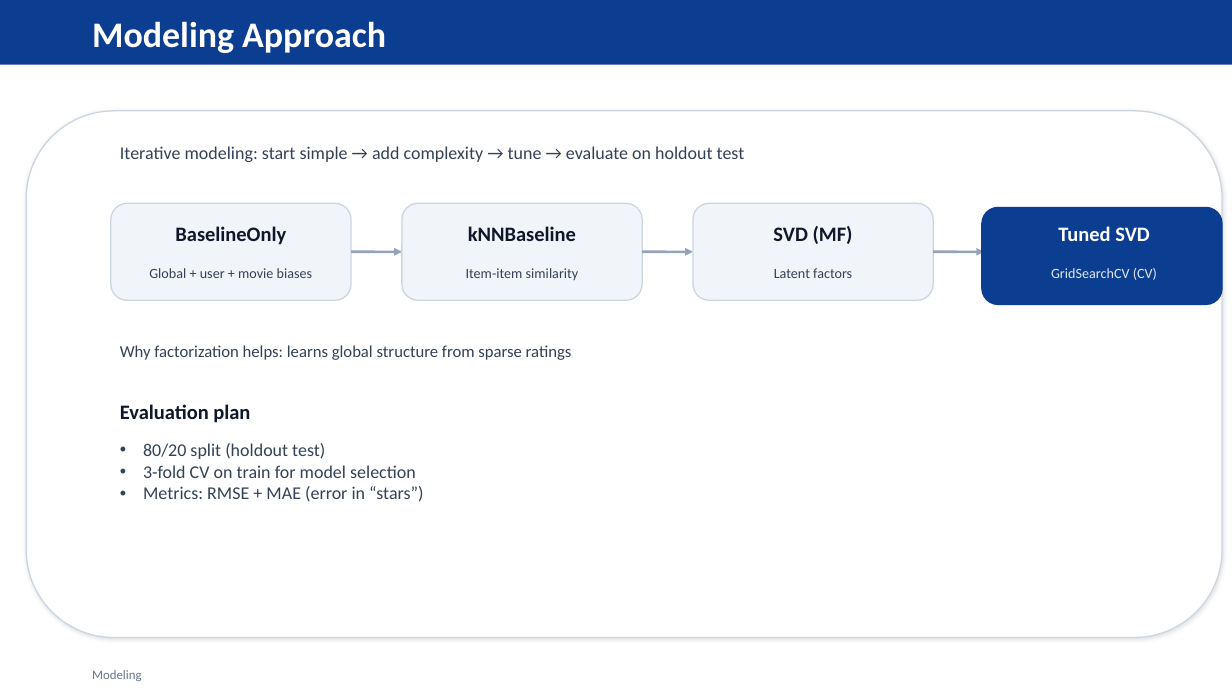
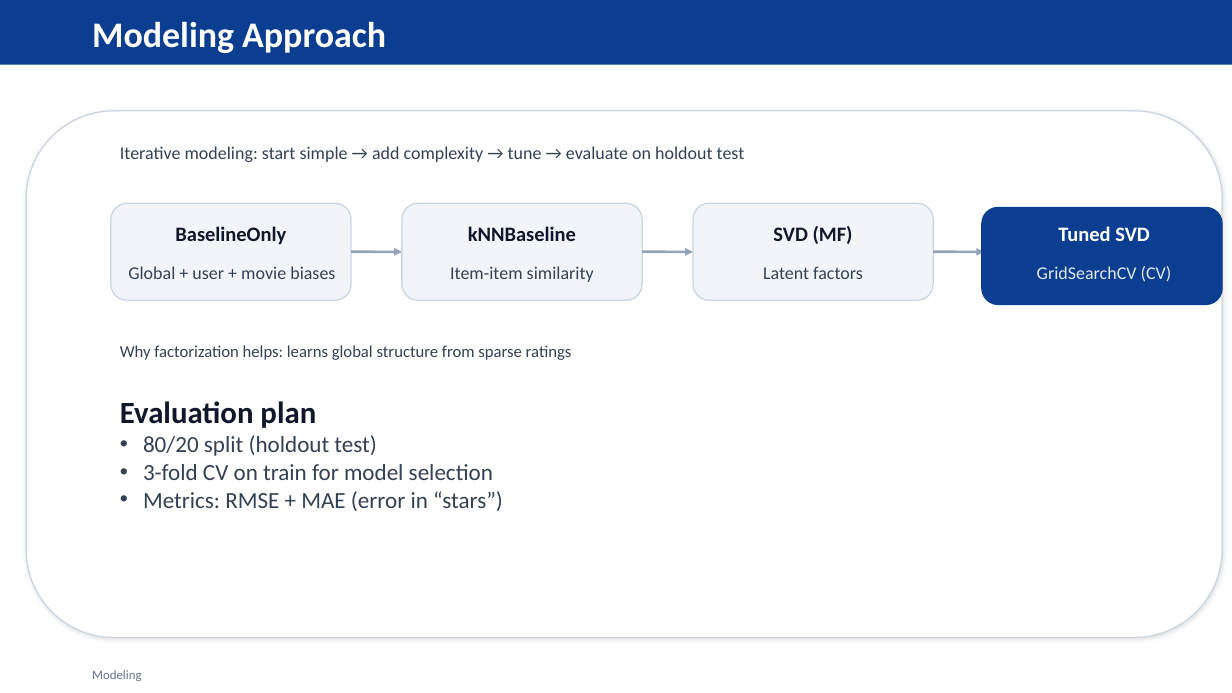
Before and after one commit to rahroy82/movielens-recommendation-system, a slide deck: slide 5 of MovieLens_Recommender_Presentation.pptx. Drawn at 1232x693 pixels with LibreOffice and Linux fonts; fonts in the diff are those of the drawing. Boxes give left, top, right and bottom in pixels: in the first picture for what was removed or moved away, otherwise in the second. Text is boxed around its words. In the diff, an @@ line names an element or a change of style, - is before the commit and + after.

```diff
--- a/MovieLens_Recommender_Presentation.pptx
+++ b/MovieLens_Recommender_Presentation.pptx
@@ size 11 to 14 pt in 4 elements at <box>450,266,594,282</box>, <box>763,266,863,279</box>, <box>1037,266,1172,282</box>, <box>128,266,335,279</box> @@
@@ text "Global + user + movie ...": place and size @@
-text "Global + user + movie ..." at <box>149,268,313,278</box>
+text "Global + user + movie ..." at <box>128,266,335,279</box>
@@ text "Evaluation plan" at <box>120,401,316,428</box>: size 16 to 24 pt @@
@@ text "80/20 split (holdout test)" at <box>143,435,503,511</box>: size 14 to 18 pt @@
```
Also in this commit, not shown: 4 other slides changed, 1 other file.
